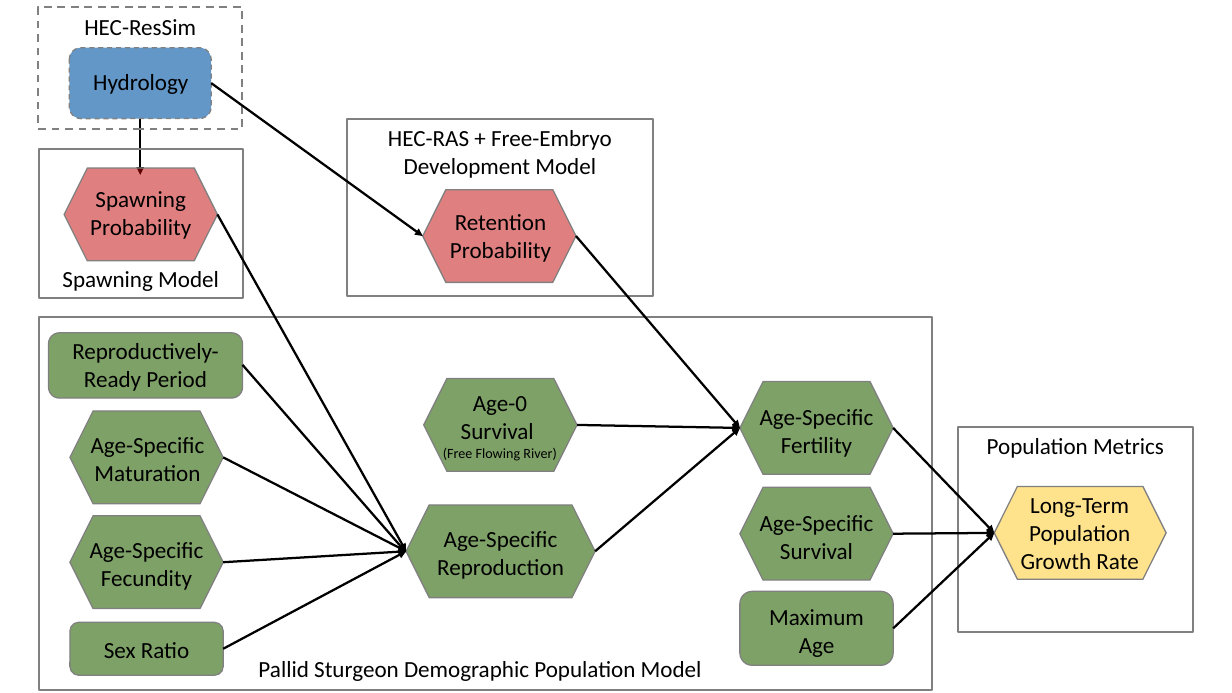
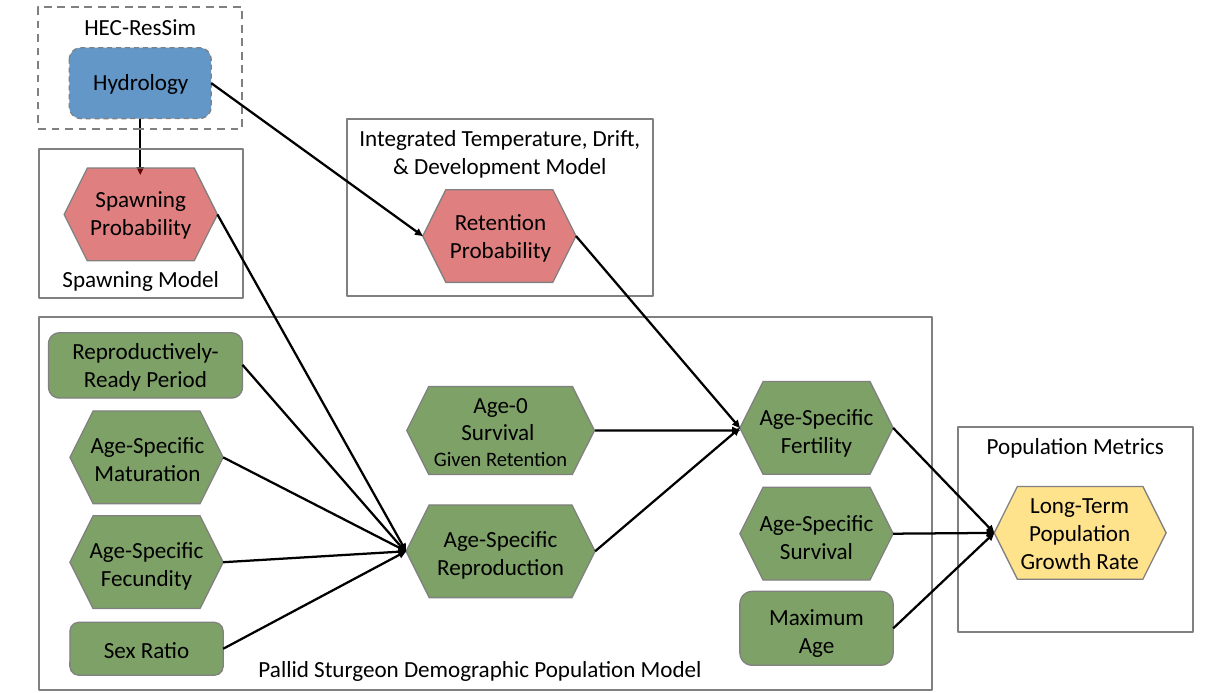
Before and after one commit to sreynolds2/Fort-Peck-Flows, a slide deck: slide 1 of writing/NEPA_Fig_2-powerpoint-slide.pptx. Drawn at 1232x693 pixels with LibreOffice and Linux fonts; fonts in the diff are those of the drawing. Boxes give left, top, right and bottom in pixels: in the first picture for what was removed or moved away, otherwise in the second. Text is boxed around its words. In the diff, an @@ line names an element or a change of style, - is before the commit and + after.

```diff
--- a/writing/NEPA_Fig_2-powerpoint-slide.pptx
+++ b/writing/NEPA_Fig_2-powerpoint-slide.pptx
@@ text in rectangle at box(359, 130, 640, 178): text changed @@
-HEC-RAS + Free-Embryo Development Model
+Integrated Temperature, Drift, & Development Model
@@ hexagon: place and size @@
-hexagon at box(424, 379, 578, 471)
+hexagon at box(407, 386, 594, 474)
@@ text "Age-0": place and size @@
-text "Age-0" at box(443, 396, 556, 461)
+text "Age-0" at box(434, 398, 567, 466)
@@ arrow moved from (578, 425) - (740, 428) to (594, 431) - (740, 431) @@
@@ text at box(434, 452, 567, 466): text changed; size 11 to 16 pt @@
-(Free Flowing River)
+Given Retention
```
Also in this commit, not shown: 1 other file.
